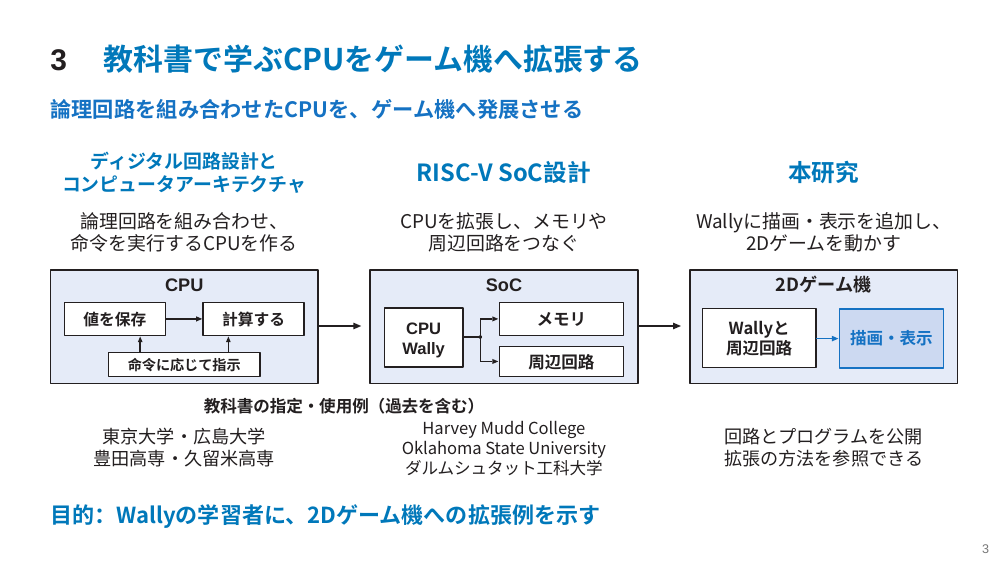
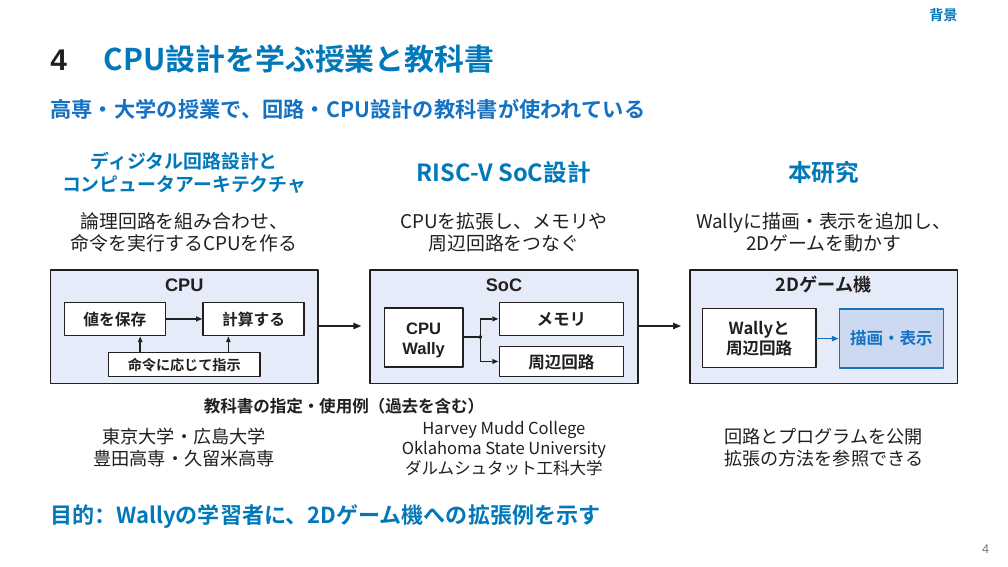
Before and after one commit to SoshiroFujimori/wally-game-console-research, a slide deck: slide 4 of docs/presentation/中間発表_主要事項.pptx (slide 3 before the commit). Drawn at 1008x567 pixels with LibreOffice and Linux fonts; fonts in the diff are those of the drawing. Boxes give left, top, right and bottom in pixels: in the first picture for what was removed or moved away, otherwise in the second. Text is boxed around its words. In the diff, an @@ line names an element or a change of style, - is before the commit and + after.

```diff
--- a/docs/presentation/中間発表_主要事項.pptx
+++ b/docs/presentation/中間発表_主要事項.pptx
@@ text added at (x1=929, y1=6, x2=957, y2=25), 13.5 pt, text #0078BA, bold @@
+背景
@@ text at (x1=50, y1=49, x2=67, y2=70): text changed @@
-3
+4
@@ text at (x1=104, y1=44, x2=494, y2=73): text changed @@
-教科書で学ぶCPUをゲーム機へ拡張する
+CPU設計を学ぶ授業と教科書
@@ text at (x1=50, y1=99, x2=645, y2=119): text changed @@
-論理回路を組み合わせたCPUを、ゲーム機へ発展させる
+高専・大学の授業で、回路・CPU設計の教科書が使われている
@@ text at (x1=982, y1=544, x2=989, y2=553): text changed @@
-3
+4
```
Also in this commit, not shown: 23 other slides changed, 2 slides added, 3 slides removed, 40 other files.
